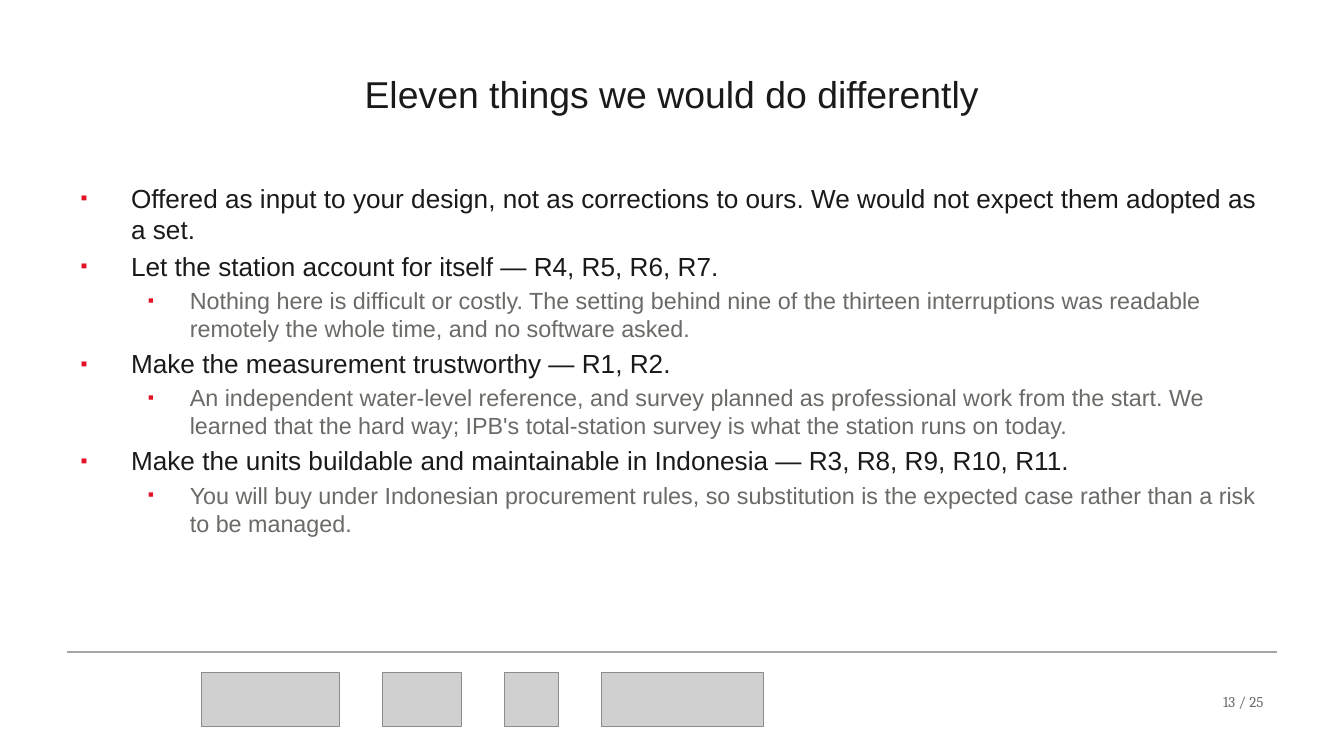
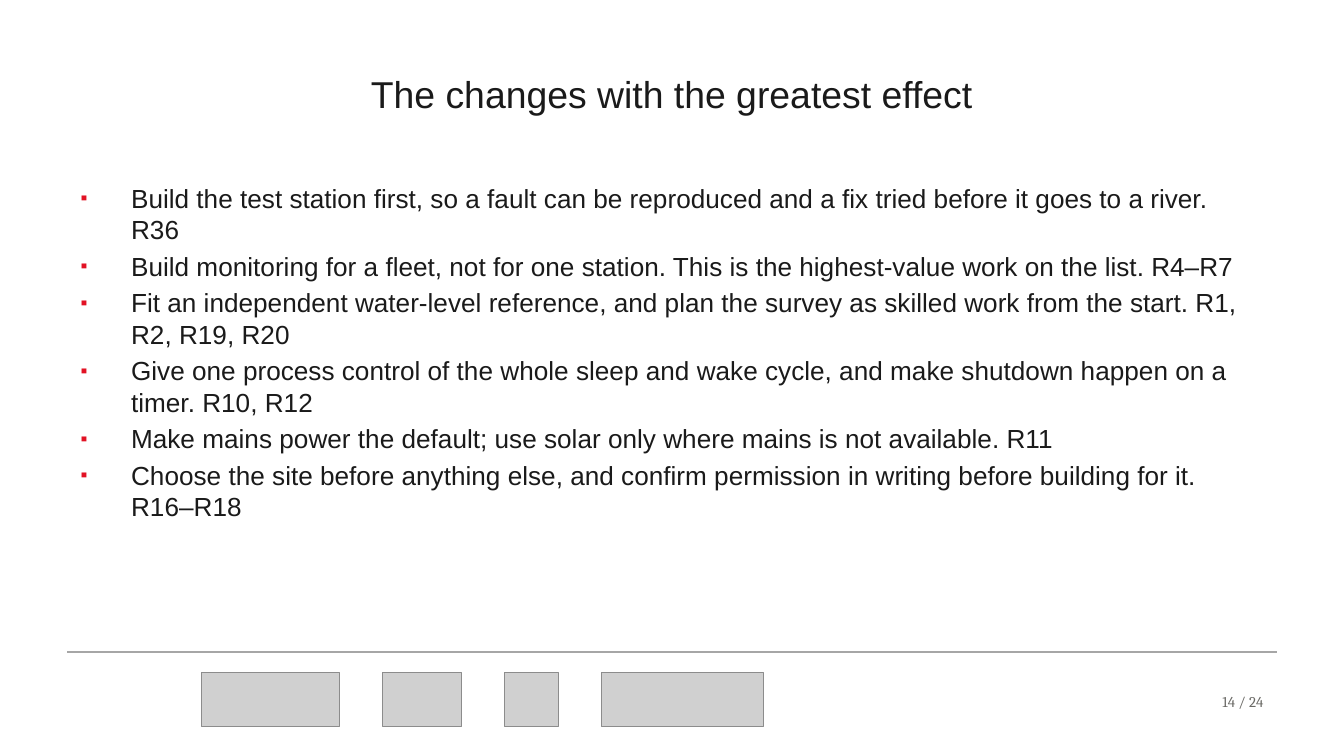
Before and after one commit to tom-jordan23/openrivercam, a slide deck: slide 14 of spring_2026_ID/docs/pdf/REPLICATION_RECOMMENDATIONS_BRIEFING.pptx (slide 13 before the commit). Drawn at 1344x756 pixels with LibreOffice and Linux fonts; fonts in the diff are those of the drawing; grey boxes stand for pictures; background and template pictures are left out. Boxes give left, top, right and bottom in pixels: in the first picture for what was removed or moved away, otherwise in the second. Text is boxed around its words. In the diff, an @@ line names an element or a change of style, - is before the commit and + after.

```diff
--- a/spring_2026_ID/docs/pdf/REPLICATION_RECOMMENDATIONS_BRIEFING.pptx
+++ b/spring_2026_ID/docs/pdf/REPLICATION_RECOMMENDATIONS_BRIEFING.pptx
@@ title at (371,81,973,115): text changed @@
-Eleven things we would do differently
+The changes with the greatest effect
@@ text at (131,189,1236,517): text changed; size 12.5 to 14 pt; text colour #6B6A66 to #1A1A1A @@
-▪ Offered as input to your design, not as corrections to ours. We would not expect them adopted as a set.
-▪ Let the station account for itself — R4, R5, R6, R7.
-  ▪ Nothing here is difficult or costly. The setting behind nine of the thirteen interruptions was readable remotely the whole time, and no software asked.
-▪ Make the measurement trustworthy — R1, R2.
-  ▪ An independent water-level reference, and survey planned as professional work from the start. We learned that the hard way; IPB's total-station survey is what the station runs on today.
-▪ Make the units buildable and maintainable in Indonesia — R3, R8, R9, R10, R11.
-  ▪ You will buy under Indonesian procurement rules, so substitution is the expected case rather than a risk to be managed.
+▪ Build the test station first, so a fault can be reproduced and a fix tried before it goes to a river. R36
+▪ Build monitoring for a fleet, not for one station. This is the highest-value work on the list. R4–R7
+▪ Fit an independent water-level reference, and plan the survey as skilled work from the start. R1, R2, R19, R20
+▪ Give one process control of the whole sleep and wake cycle, and make shutdown happen on a timer. R10, R12
+▪ Make mains power the default; use solar only where mains is not available. R11
+▪ Choose the site before anything else, and confirm permission in writing before building for it. R16–R18
@@ text at (1222,697,1263,707): text changed @@
-13 / 25
+14 / 24
```
Also in this commit, not shown: 21 other slides changed, 1 slide added, 2 slides removed, 3 other files.
